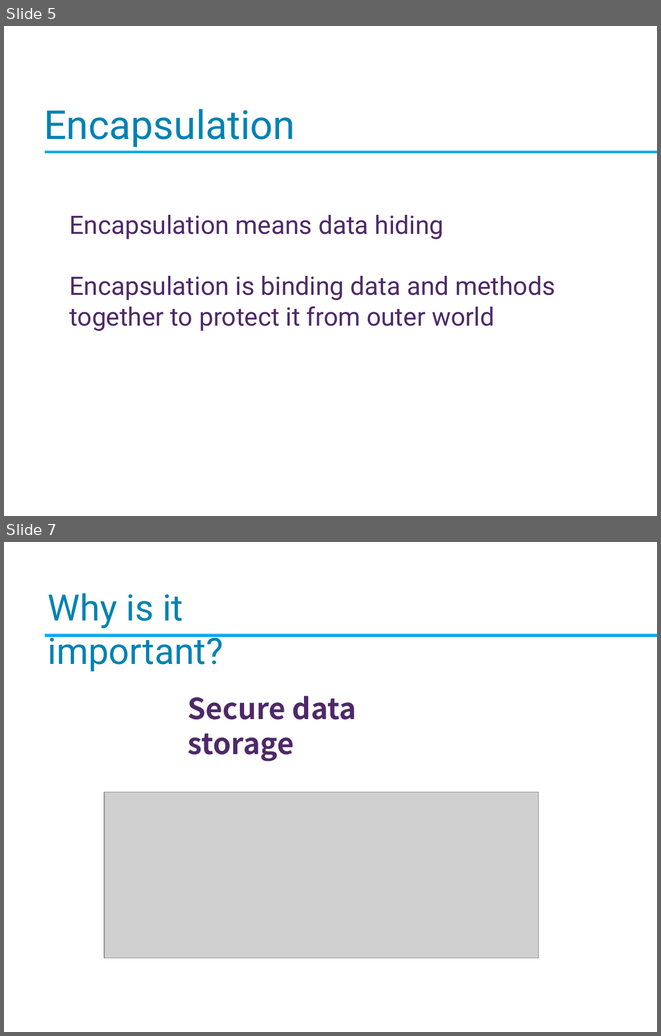
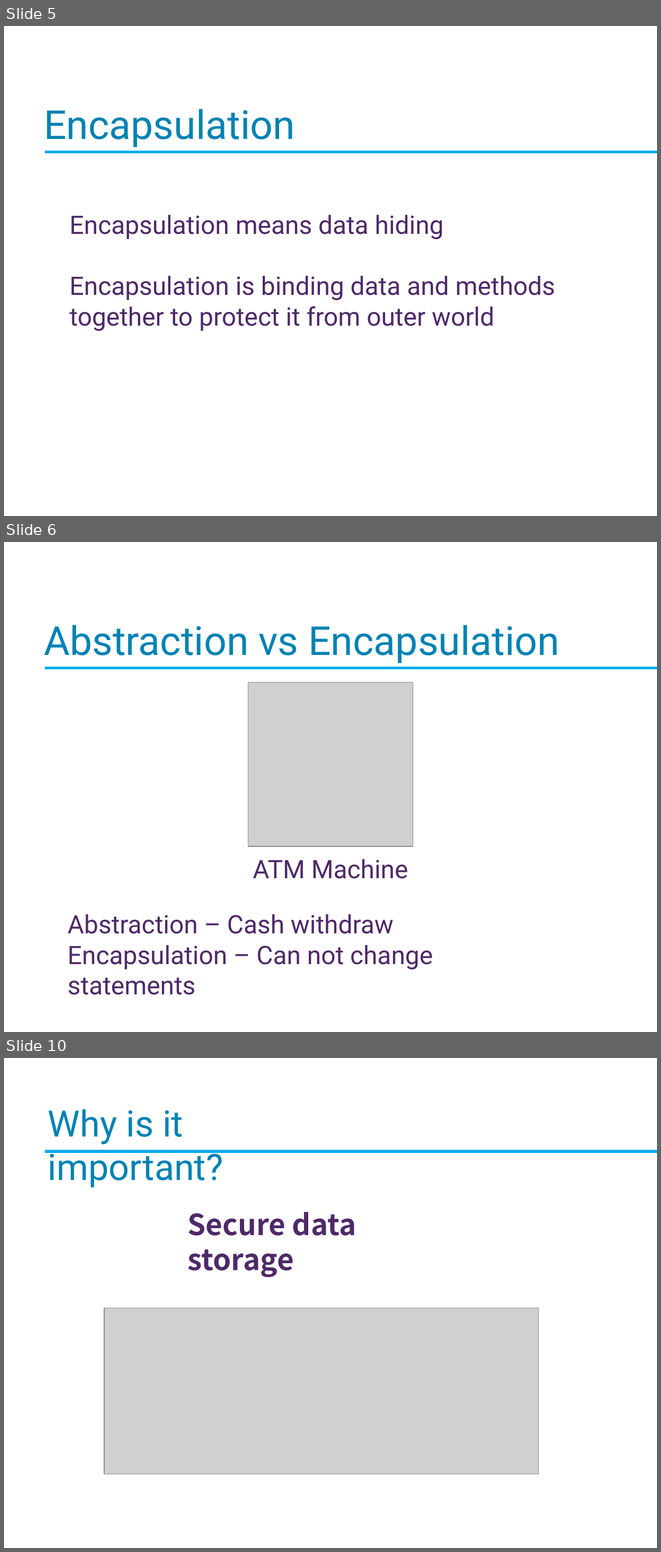
Before and after one commit to Imran4424/C-Plus-Plus-Object-Oriented, a slide deck: OOP.pptx. Shown one above the other, each under a label of ours: slides 5 and 7 before the commit, slides 5, 6 and 10 after it; the slides between them are not shown. The pictures are 661x1036 and 661x1552 pixels, drawn with LibreOffice and Linux fonts; fonts in the diff are those of the drawing; grey boxes stand for pictures; background and template pictures are left out. Boxes give left, top, right and bottom in pixels: in the first picture for what was removed or moved away, otherwise in the second. Text is boxed around its words. In the diff, an @@ line names an element or a change of style, - is before the commit and + after.

Commit message:
oop slide

```diff
--- a/OOP.pptx
+++ b/OOP.pptx
@@ slide 6 added at [4,542,657,1032], background picture (left out) @@
@@ text added at [44,625,559,663], 44 pt, text #0083B3 @@
+Abstraction vs Encapsulation
@@ rectangle added at [45,667,657,669], fill gradient #4BB7F4 to #00AEEF to #009BD4, outline #00AEEF 0.5 pt @@
@@ picture added at [248,682,413,847] @@
@@ text added at [253,859,408,879], 28 pt, text #4E2968 @@
+ATM Machine
@@ text added at [68,914,433,995], 28 pt, text #4E2968 @@
+Abstraction – Cash withdraw
+Encapsulation – Can not change statements
@@ what was slide 7 is now slide 10 @@
```
Also in this commit, not shown: 3 other slides added, 1 slide removed.
